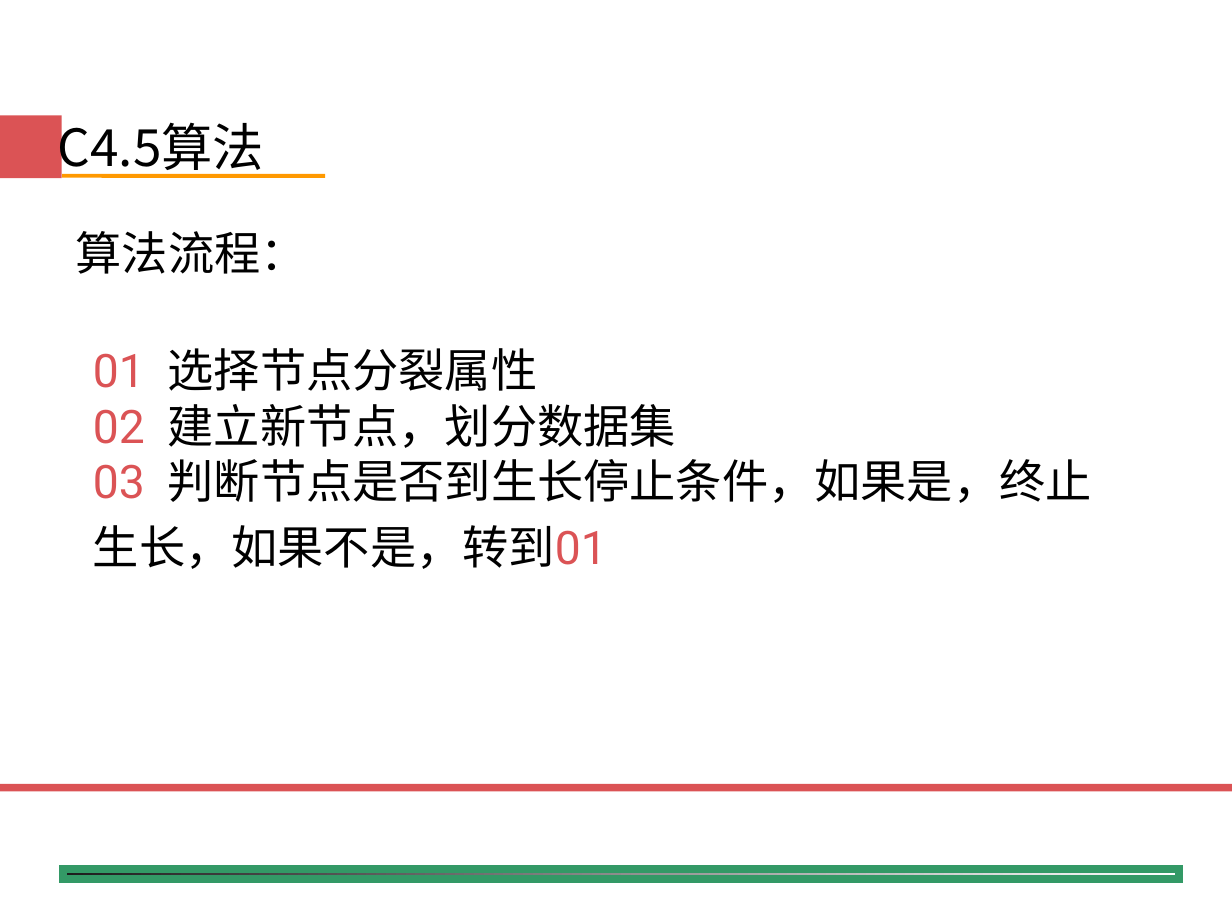
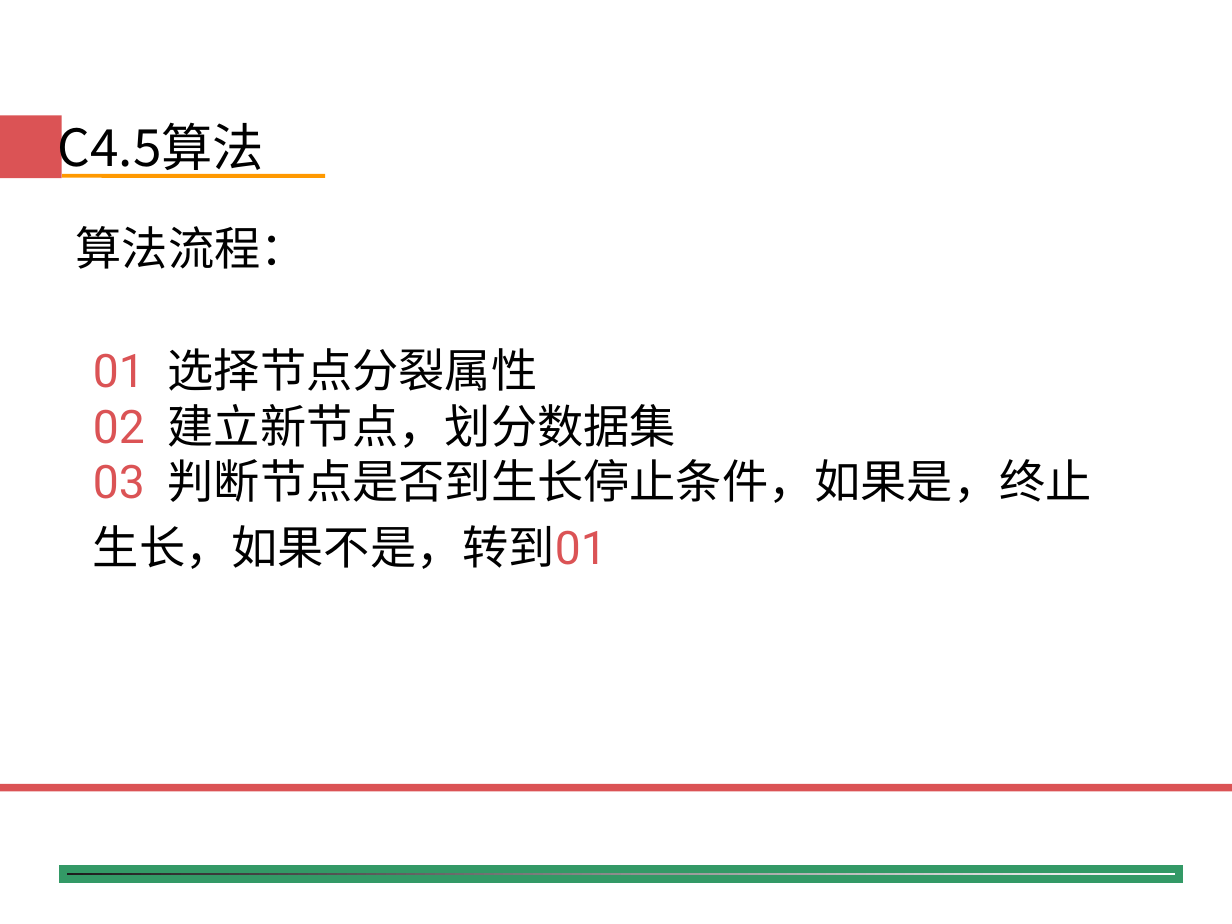
Before and after one commit to shfkuang/shfkuang.github.io, a slide deck: slide 12 of dm/ch4.3.ppt (slide 19 before the commit). Drawn at 1232x924 pixels with LibreOffice and Linux fonts; fonts in the diff are those of the drawing; background and template pictures are left out. Boxes give left, top, right and bottom in pixels: in the first picture for what was removed or moved away, otherwise in the second. Text is boxed around its words. In the diff, an @@ line names an element or a change of style, - is before the commit and + after.

```diff
--- a/dm/ch4.3.ppt
+++ b/dm/ch4.3.ppt
@@ text "算法流程：" at box(76, 226, 307, 269): line spacing 0.9 to 0.8 @@
```
Also in this commit, not shown: 8 other slides changed, 12 slides added, 8 slides removed, 1 other file.
